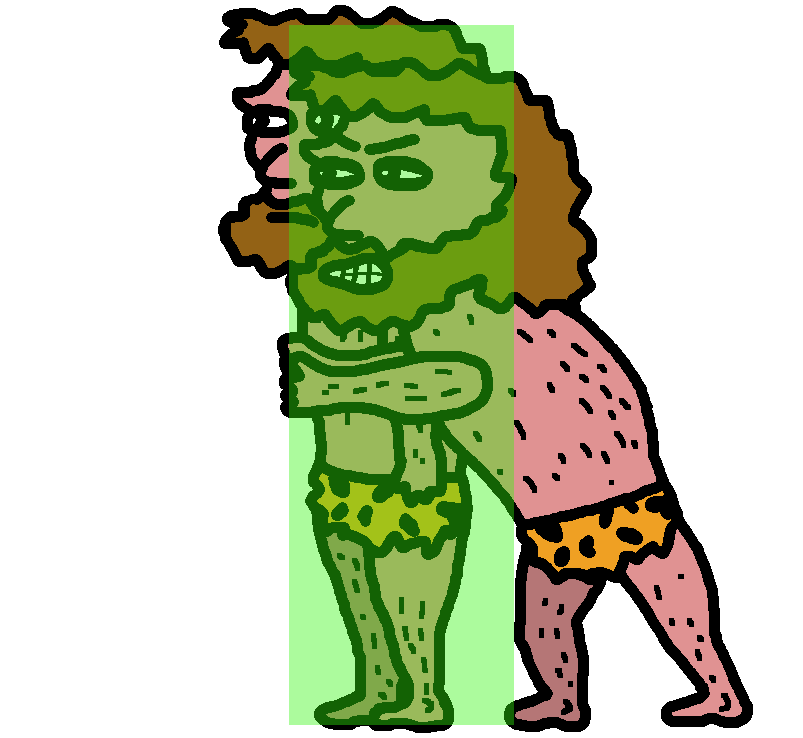
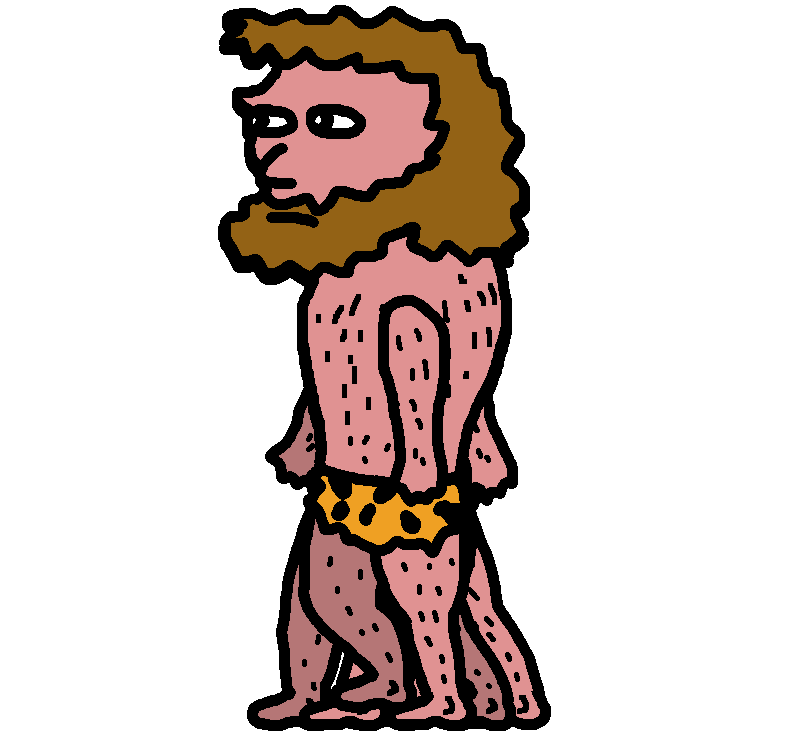
The second (803, 738) image is a revision of the first. Changes to its layers:
hid "collision" over [289, 25, 514, 725]
renamed "push left" to "push left 1", hid it over [277, 57, 753, 732]
added layer "walk left 4" above "walk left 3" over [218, 22, 530, 731]
added layer "walk left 3" above "walk left 2" over [218, 22, 530, 731]
added layer "walk left 2" above "walk left 1" over [218, 22, 530, 731]
added layer "walk left 1" above "arm 4" over [218, 22, 551, 731]
hid "stand left", opacity 100% → 55%, painted on it over [218, 22, 530, 733]
